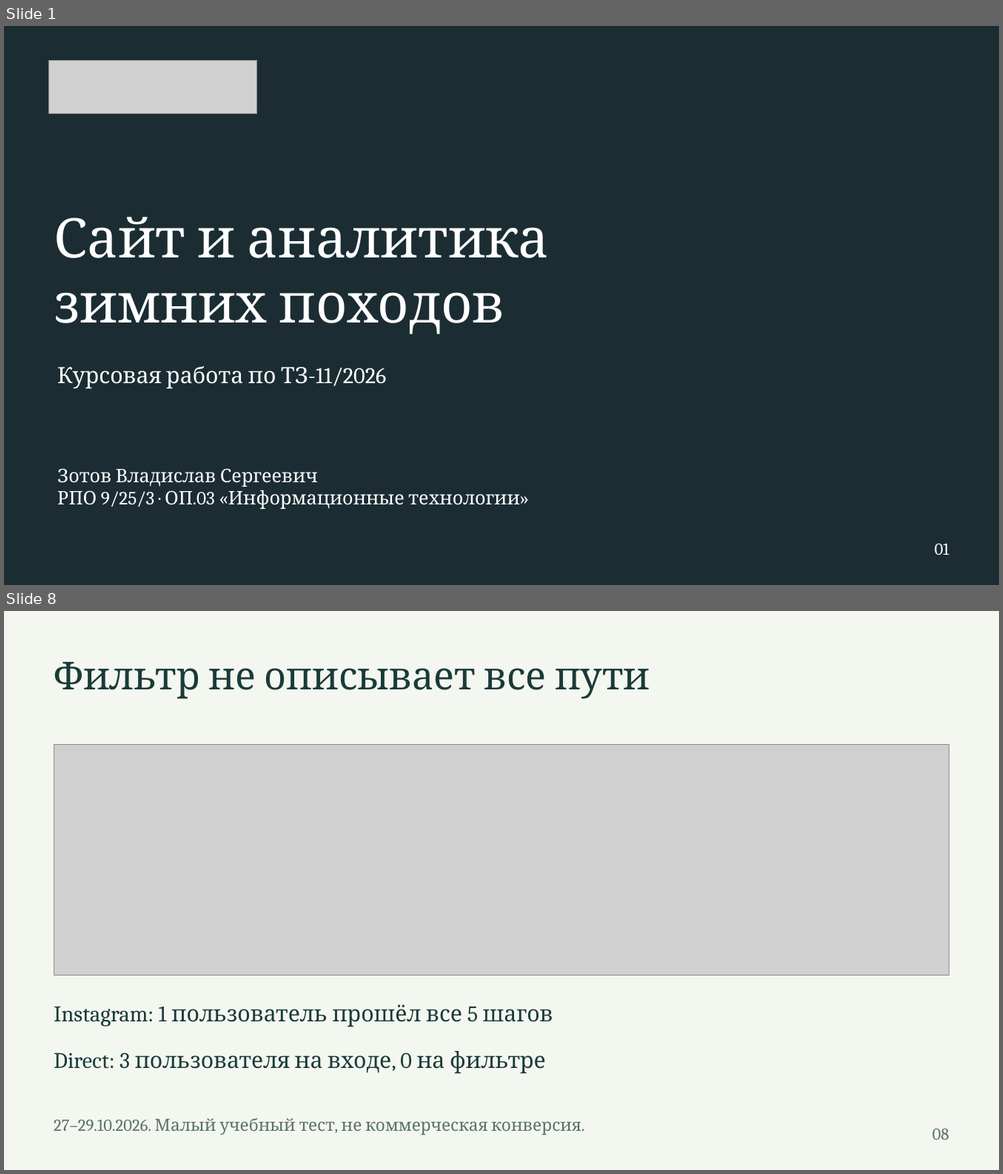
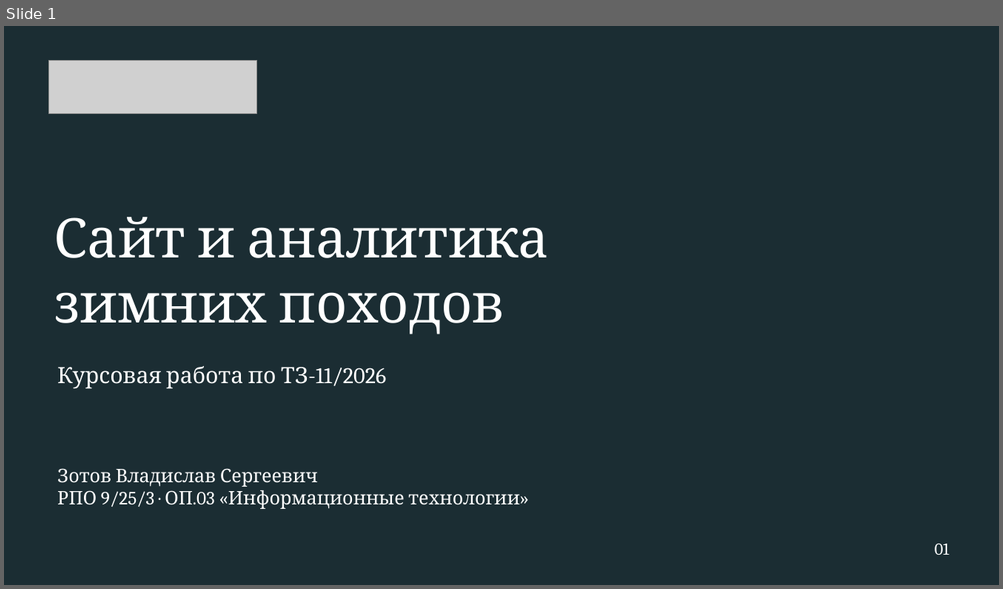
Before and after one commit to Resolushh/tz-11-turklub-tropa, a slide deck: presentation/zashchita.pptx. Shown one above the other, each under a label of ours: slides 1 and 8 before the commit, slide 1 after it; the slides between them are not shown. The pictures are 1003x1174 and 1003x589 pixels, drawn with LibreOffice and Linux fonts; fonts in the diff are those of the drawing; grey boxes stand for pictures; background and template pictures are left out; a plain dark background stands for a picture behind light text. Boxes give left, top, right and bottom in pixels: in the first picture for what was removed or moved away, otherwise in the second. Text is boxed around its words. In the diff, an @@ line names an element or a change of style, - is before the commit and + after.

```diff
--- a/presentation/zashchita.pptx
+++ b/presentation/zashchita.pptx
@@ slide 8 removed at bbox=[4, 611, 999, 1170], background #F4F6F0 @@
@@ text removed at bbox=[54, 662, 650, 699] @@
-Фильтр не описывает все пути
@@ picture removed at bbox=[54, 744, 948, 975] @@
@@ text removed at bbox=[54, 1005, 553, 1028] @@
-Instagram: 1 пользователь прошёл все 5 шагов
@@ text removed at bbox=[54, 1051, 546, 1074] @@
-Direct: 3 пользователя на входе, 0 на фильтре
@@ text removed at bbox=[54, 1119, 580, 1136] @@
-27–29.10.2026. Малый учебный тест, не коммерческая конверсия.
@@ text removed at bbox=[932, 1129, 949, 1140] @@
-08
```
Also in this commit, not shown: 6 slides changed, 5 slides added, 4 other slides removed, 4 other files.
